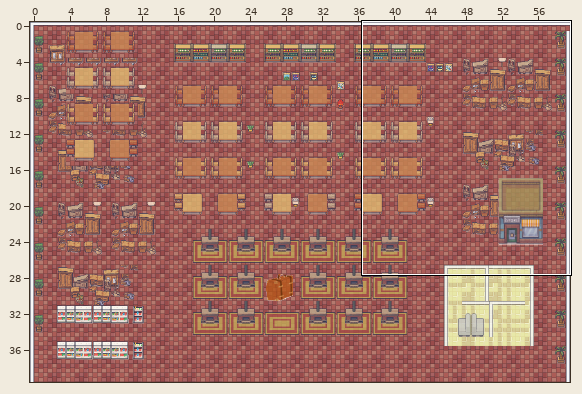
Level history. Tiled map: assets/library_earthquake.tmx. Above: a wide view before the commit, with the close-up outlined.
Close-up. As it was:
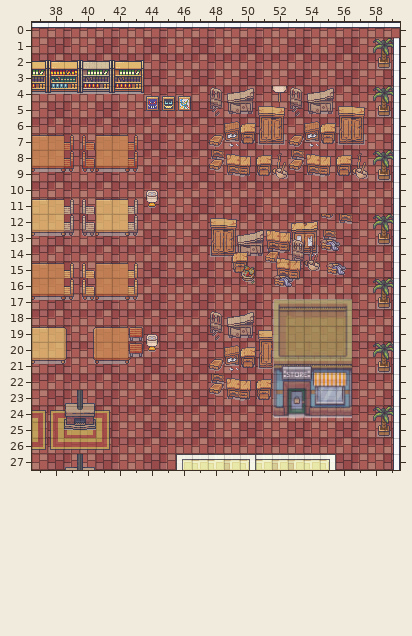
Cells are 16x16 px. Shown: x 37..59, y 0..27. The commit also changed other parts of the map, which this record leaves out.
And afterwards:
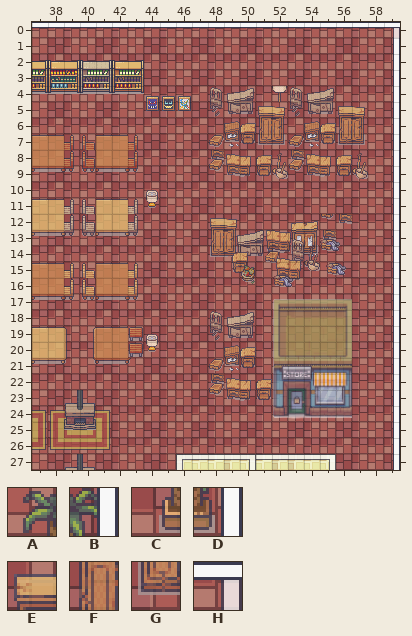
Key: from "Interiors_free_16x16": A 717, B 718, C 733, D 734, E 922, F 938, G 954; from "Room_Builder_free_16x16": H 26.
_ is an empty cell.
Tiles replaced or removed in this view: A, B, C, D, E, F, G.
See-through tiles are keyed as they look on the map.
Change:
Changed rows in their new state; . is an unchanged cell.
Layer "圖塊層 2":
first column x 51:
 0 ........H
 1 .......__
 2 .......__
 4 .......__
 5 .......__
 8 .......__
 9 .......__
12 .......__
13 .......__
16 .......__
17 .......__
19 _........
20 _......__
21 _......__
24 .......__
25 .......__
Boxes around the changes in both close-ups, in picture pixels (x1, y1, x2, y2):
changed: (373, 28, 400, 69)
removed: (373, 86, 393, 117)
removed: (373, 150, 393, 181)
removed: (373, 214, 393, 245)
removed: (373, 278, 393, 309)
removed: (258, 330, 272, 369)
removed: (373, 342, 393, 373)
removed: (373, 406, 393, 437)
